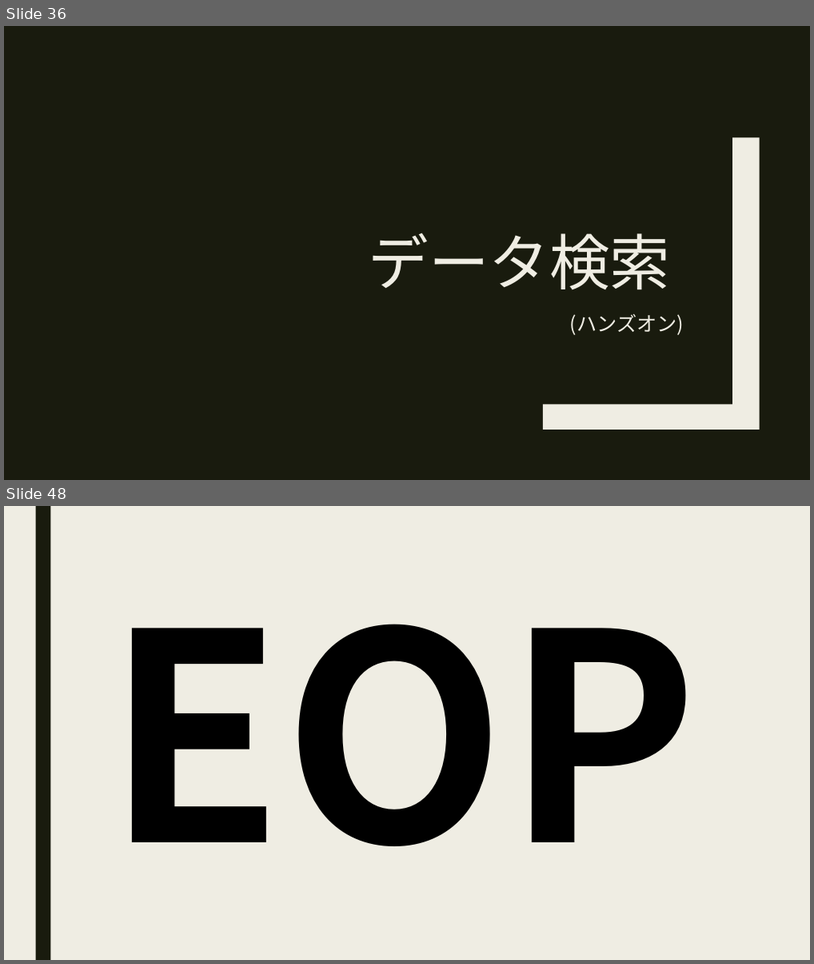
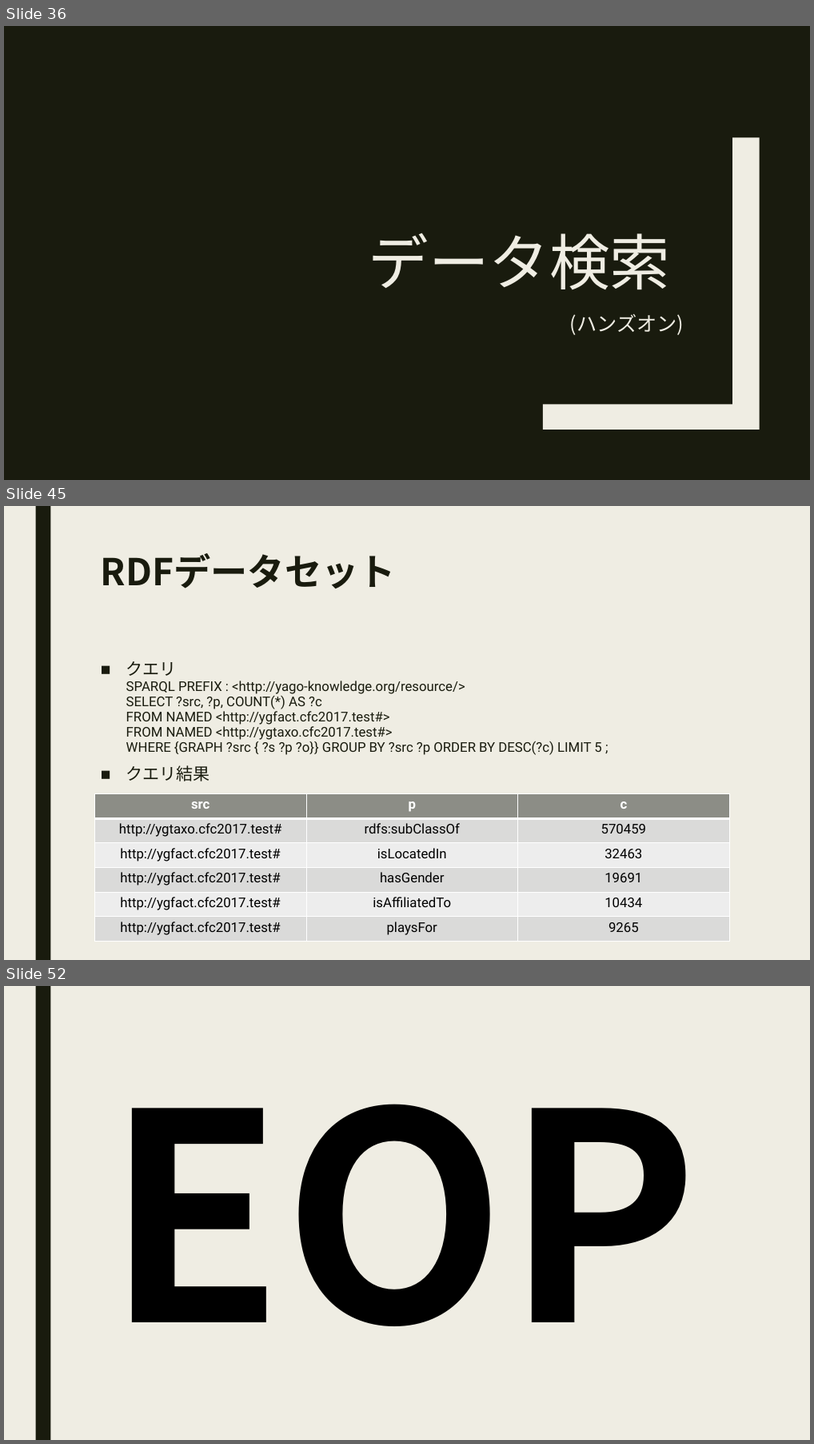
Before and after one commit to zambendorf/cfc2017aug, a slide deck: doc/cfc-20170805a.pptx. Shown one above the other, each under a label of ours: slides 36 and 48 before the commit, slides 36, 45 and 52 after it; the slides between them are not shown. The pictures are 814x964 and 814x1444 pixels, drawn with LibreOffice and Linux fonts; fonts in the diff are those of the drawing. Boxes give left, top, right and bottom in pixels: in the first picture for what was removed or moved away, otherwise in the second. Text is boxed around its words. In the diff, an @@ line names an element or a change of style, - is before the commit and + after.

```diff
--- a/doc/cfc-20170805a.pptx
+++ b/doc/cfc-20170805a.pptx
@@ slide 45 added at box(4, 506, 810, 960), background #EFEDE3; not listed: 1 template element that a slide beside it also shows @@
@@ title added at box(101, 553, 396, 588), 44 pt, text #191B0E, bold @@
+RDFデータセット
@@ text added at box(126, 661, 602, 781), 16 pt, text #191B0E @@
+■ クエリ
+  SPARQL PREFIX : <http://yago-knowledge.org/resource/>
+  SELECT ?src, ?p, COUNT(*) AS ?c
+  FROM NAMED <http://ygfact.cfc2017.test#>
+  FROM NAMED <http://ygtaxo.cfc2017.test#>
+  WHERE {GRAPH ?src { ?s ?p ?o}} GROUP BY ?src ?p ORDER BY DESC(?c) LIMIT 5 ;
+■ クエリ結果
@@ table added at box(94, 793, 730, 940), 6 rows, 3 columns @@
+src | p | c
+http://ygtaxo.cfc2017.test# | rdfs:subClassOf | 570459
+http://ygfact.cfc2017.test# | isLocatedIn | 32463
+http://ygfact.cfc2017.test# | hasGender | 19691
+http://ygfact.cfc2017.test# | isAffiliatedTo | 10434
+http://ygfact.cfc2017.test# | playsFor | 9265
@@ what was slide 48 is now slide 52 @@
```
Also in this commit, not shown: 10 slides changed, 6 other slides added, 3 slides removed, 4 other files.
